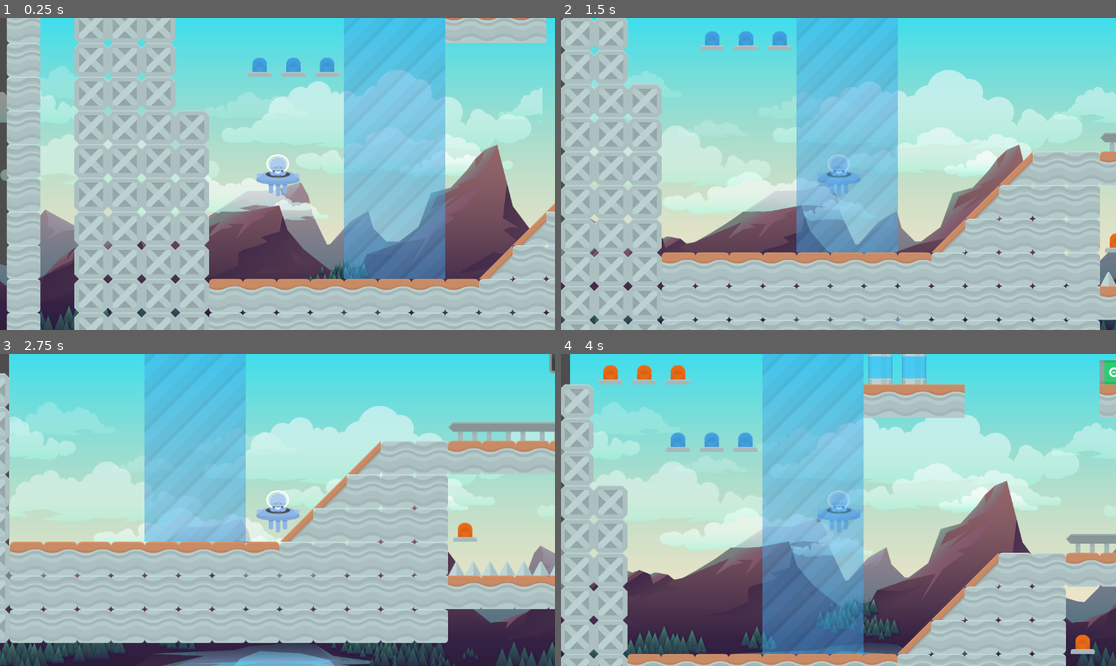
Above: before the commit, frames 1-4 (two rows, left to right).
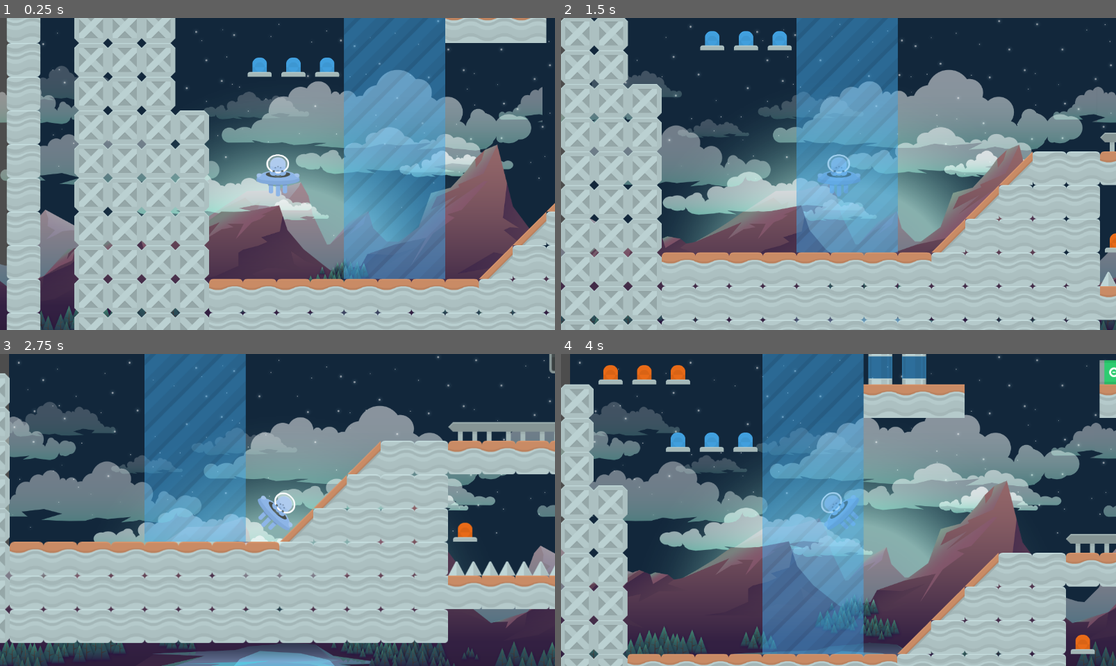
Above: after the commit, the same moments.

Repository: rodrigo-teixeira-silva/Trilha_desenvolvimento_godot
Game: Godot game, scene res://node_2d.tscn
The game is run twice, just before and just after one commit, with the same random seed, the same clock (stepped at 60 frames per second) and the same inputs.
Inputs:
- Up to frame 1 (0.25 s): no input
- Up to frame 2 (1.5 s): tap Enter at 0.5 s; hold Right (ui_right) 0.53-1.28 s; hold Down (ui_down) from 1.28 s (still down)
- Up to frame 3 (2.75 s): release Down (ui_down) at 2.03 s; hold Right (ui_right) from 2.03 s (still down)
- Up to frame 4 (4 s): release Right (ui_right) at 2.78 s; hold Up (ui_up) 2.78-3.53 s; hold Left (ui_left) from 3.53 s (still down)

The runs differ from the first frame. In frame 1, 40% of the frame differs, in the area x 1-100%, y 0-74%; in frame 2, 48%; in frame 3, 50%; in frame 4, 53%, in the area x 1-100%, y 0-80%.

Commit message:
finish aplication

Diff:
--- /dev/null
+++ b/industrial---platform/assets/godot-git-plugin/plugin.cfg
@@ -0,0 +1,7 @@
+[plugin]
+
+name="Godot Git Plugin"
+description="This plugin lets you interact with Git without leaving the Godot editor. More information can be found at https://github.com/godotengine/godot-git-plugin/wiki"
+author="twaritwaikar"
+version="v3.1.1"
+script="godot-git-plugin.gd"
--- a/industrial---platform/node_2d.tscn
+++ b/industrial---platform/node_2d.tscn
@@ -1,7 +1,7 @@
 [gd_scene load_steps=15 format=3 uid="uid://l7wfuadtwdk0"]
 
 [ext_resource type="Texture2D" uid="uid://bu1rv7dvsovpo" path="res://assets/platform/Tilesheet/platformerPack_industrial_tilesheet.png" id="1_wtcfe"]
-[ext_resource type="Texture2D" uid="uid://j4rvw6j2ynwn" path="res://assets/PNG/game_background_1/layers/sky.png" id="4_0hol4"]
+[ext_resource type="Texture2D" uid="uid://b2j6taaeh7ort" path="res://assets/PNG/game_background_3/layers/sky.png" id="4_ir8iy"]
 [ext_resource type="Texture2D" uid="uid://63yldghn5amu" path="res://assets/PNG/game_background_1/layers/rocks_2.png" id="5_d21ai"]
 [ext_resource type="Script" uid="uid://cua4fd486hjuv" path="res://scripts/character_body_2d.gd" id="5_kdubu"]
 [ext_resource type="Texture2D" uid="uid://ybvfvvifjvgj" path="res://assets/alien/PNG/shipBlue_manned.png" id="5_q6r6c"]
@@ -1748,7 +1748,7 @@
 
 [node name="sprite" type="Sprite2D" parent="ParallaxBackground/sky"]
 position = Vector2(31.6667, 0)
-texture = ExtResource("4_0hol4")
+texture = ExtResource("4_ir8iy")
 centered = false
 
 [node name="Rocks1" type="ParallaxLayer" parent="ParallaxBackground"]
--- a/industrial---platform/scripts/character_body_2d.gd
+++ b/industrial---platform/scripts/character_body_2d.gd
@@ -1,13 +1,18 @@
 extends CharacterBody2D
 
-#const speed = 400.0
 @export var SPEED = 3
-@export_range(0,1)
+@export_range(0, 1)
 var lerp_factory = 0.5
 
+@export_range(0, 90)
+var max_tilt_degrees := 45
 
-func  _physics_process(_delta) -> void:
-	var direction = Input.get_vector("ui_left", "ui_right", "ui_up","ui_down" )
+func _physics_process(_delta) -> void:
+	var direction = Input.get_vector("ui_left", "ui_right", "ui_up", "ui_down")
 	var target_velocity = direction * SPEED * 100.0
 	velocity = lerp(velocity, target_velocity, lerp_factory)
 	move_and_slide()
+
+	# Corrigido: agora inclina para o lado certo
+	var tilt = lerp(rotation_degrees, direction.x * max_tilt_degrees, lerp_factory)
+	rotation_degrees = tilt
Not shown, added: industrial---platform/assets/godot-git-plugin/git_plugin.gdextension.uid
Not shown, added: industrial---platform/assets/godot-git-plugin/LICENSE
Not shown, added: industrial---platform/assets/godot-git-plugin/THIRDPARTY.md
Not shown, added: industrial---platform/assets/godot-git-plugin/git_plugin.gdextension
Not shown, added: industrial---platform/assets/godot-git-plugin/linux/libgit_plugin.linux.editor.x86_64.so
Not shown, added: industrial---platform/assets/godot-git-plugin/macos/libgit_plugin.macos.editor.universal.dylib
Not shown, added: industrial---platform/assets/godot-git-plugin/win64/libgit_plugin.windows.editor.x86_64.dll
Not shown, added: industrial---platform/assets/godot-git-plugin/win64/libgit_plugin.windows.editor.x86_64.exp
Not shown, added: industrial---platform/assets/godot-git-plugin/win64/libgit_plugin.windows.editor.x86_64.lib
Not shown, added: lore-swords/.editorconfig
Not shown, added: lore-swords/.gitattributes
Not shown, added: lore-swords/.gitignore
(and 189 more such lines)
